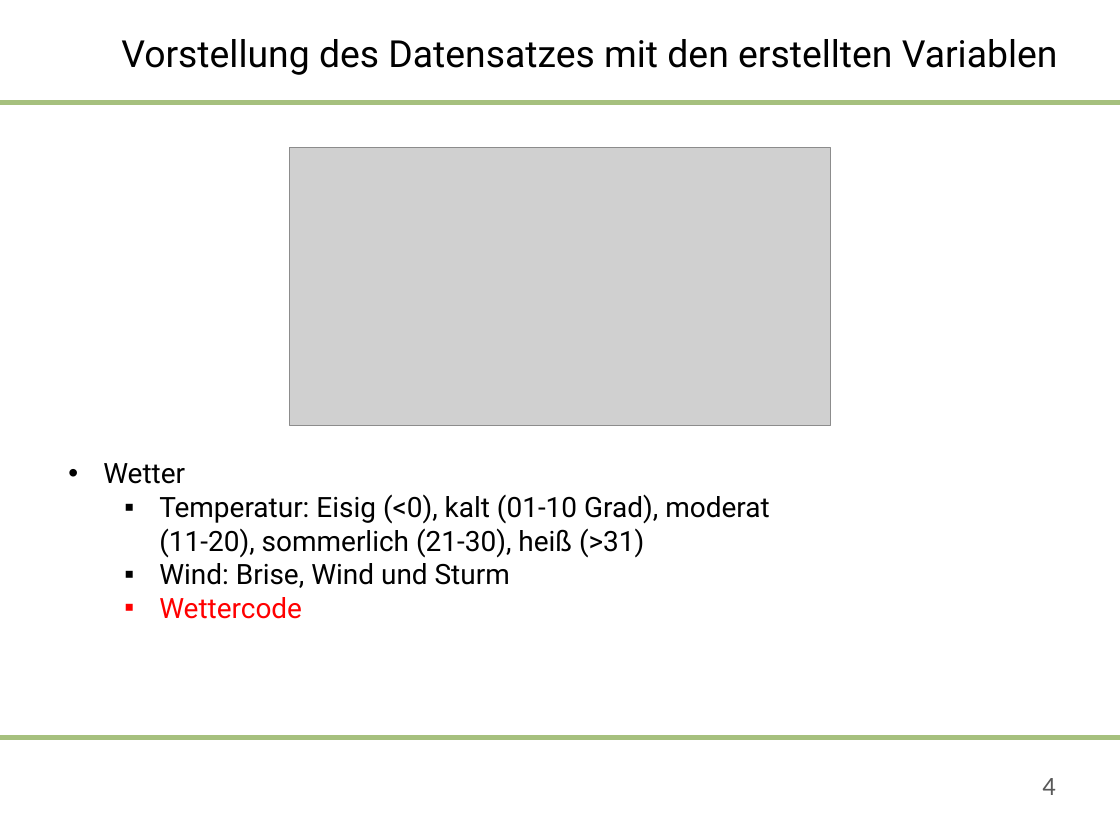
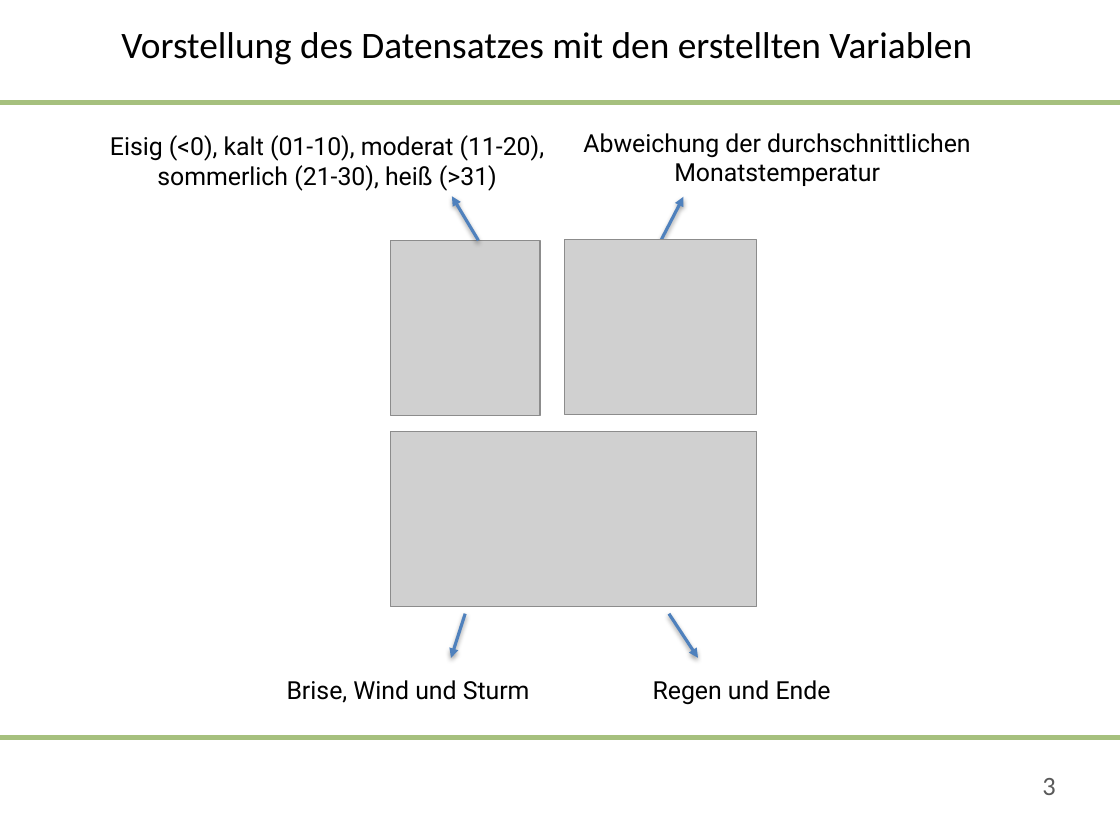
Before and after one commit to saludwig26/Data-science-Team-5-1, a slide deck: slide 3 of 09-06-2020-Präsentation_Team 5.pptx (slide 4 before the commit). Drawn at 1120x840 pixels with LibreOffice and Linux fonts; fonts in the diff are those of the drawing; grey boxes stand for pictures; background and template pictures are left out. Boxes give left, top, right and bottom in pixels: in the first picture for what was removed or moved away, otherwise in the second. Text is boxed around its words. In the diff, an @@ line names an element or a change of style, - is before the commit and + after.

```diff
--- a/09-06-2020-Präsentation_Team 5.pptx
+++ b/09-06-2020-Präsentation_Team 5.pptx
@@ title "Vorstellung des Datensatzes mit den ...": place and size @@
-title "Vorstellung des Datensatzes mit den ..." at (121,39,1058,75)
+title "Vorstellung des Datensatzes mit den ..." at (121,32,972,65)
@@ title "Vorstellung des Datensatzes mit den ..." at (121,32,972,65): font Roboto to Calibri @@
@@ text at (110,135,545,191): text changed; size 18 to 16 pt @@
-• Wetter
-  ▪ Temperatur: Eisig (<0), kalt (01-10 Grad), moderat (11-20), sommerlich (21-30), heiß (>31)
-  ▪ Wind: Brise, Wind und Sturm
-  ▪ Wettercode
+  Eisig (<0), kalt (01-10), moderat (11-20), sommerlich (21-30), heiß (>31)
@@ text added at (583,133,971,186), 16 pt, text #000000 @@
+  Abweichung der durchschnittlichen Monatstemperatur
@@ arrow added from (478, 241) to (452, 196), #4F81BD 2 pt @@
@@ arrow added from (661, 241) to (683, 197), #4F81BD 2 pt @@
@@ picture: place and size @@
-picture at (290,148,831,426)
+picture at (390,241,540,417)
@@ picture added at (564,240,757,416) @@
@@ picture added at (390,431,756,607) @@
@@ arrow added from (465, 614) to (451, 657), #4F81BD 2 pt @@
@@ arrow added from (669, 614) to (698, 657), #4F81BD 2 pt @@
@@ text added at (287,680,530,703), 16 pt, text #000000 @@
+  Brise, Wind und Sturm
@@ text added at (653,680,831,704), 16 pt, text #000000 @@
+  Regen und Ende
@@ page number at (1042,778,1055,795): text changed @@
-4
+3
```
Also in this commit, not shown: 7 other slides changed, 4 slides added, 8 slides removed.
